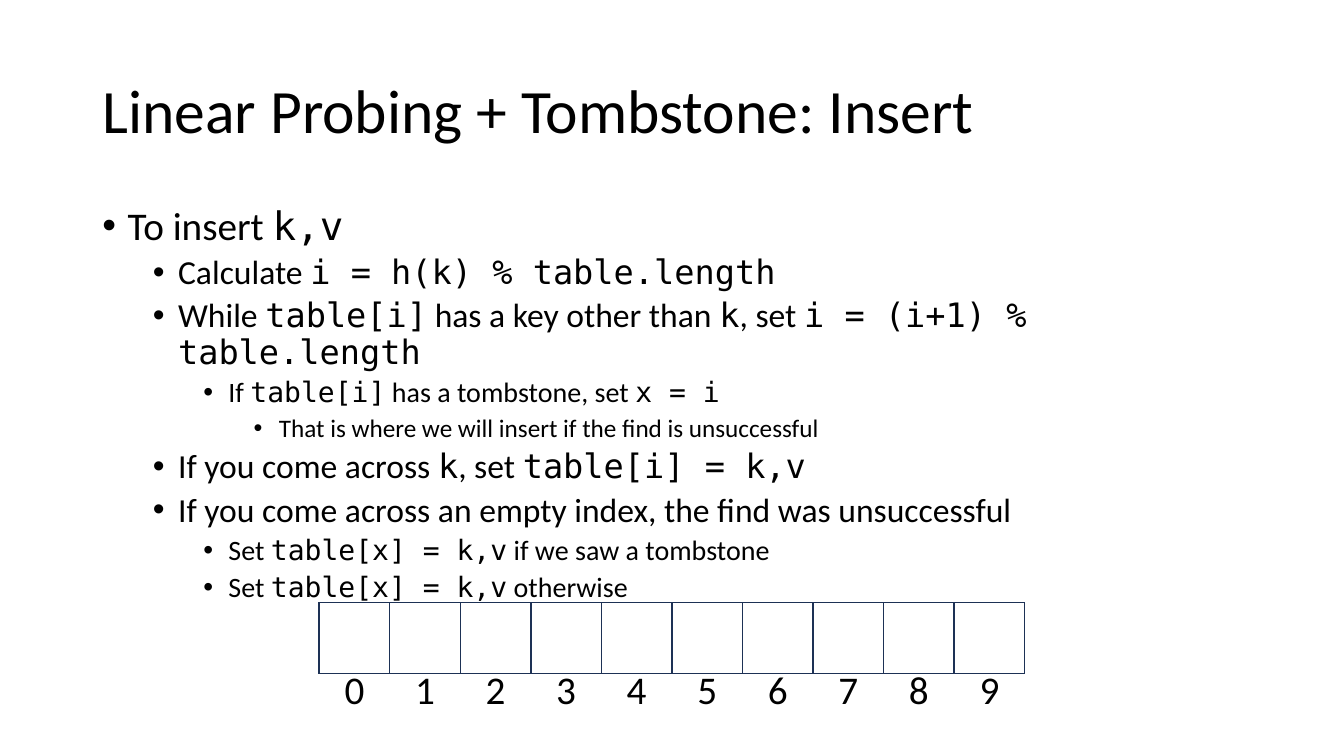
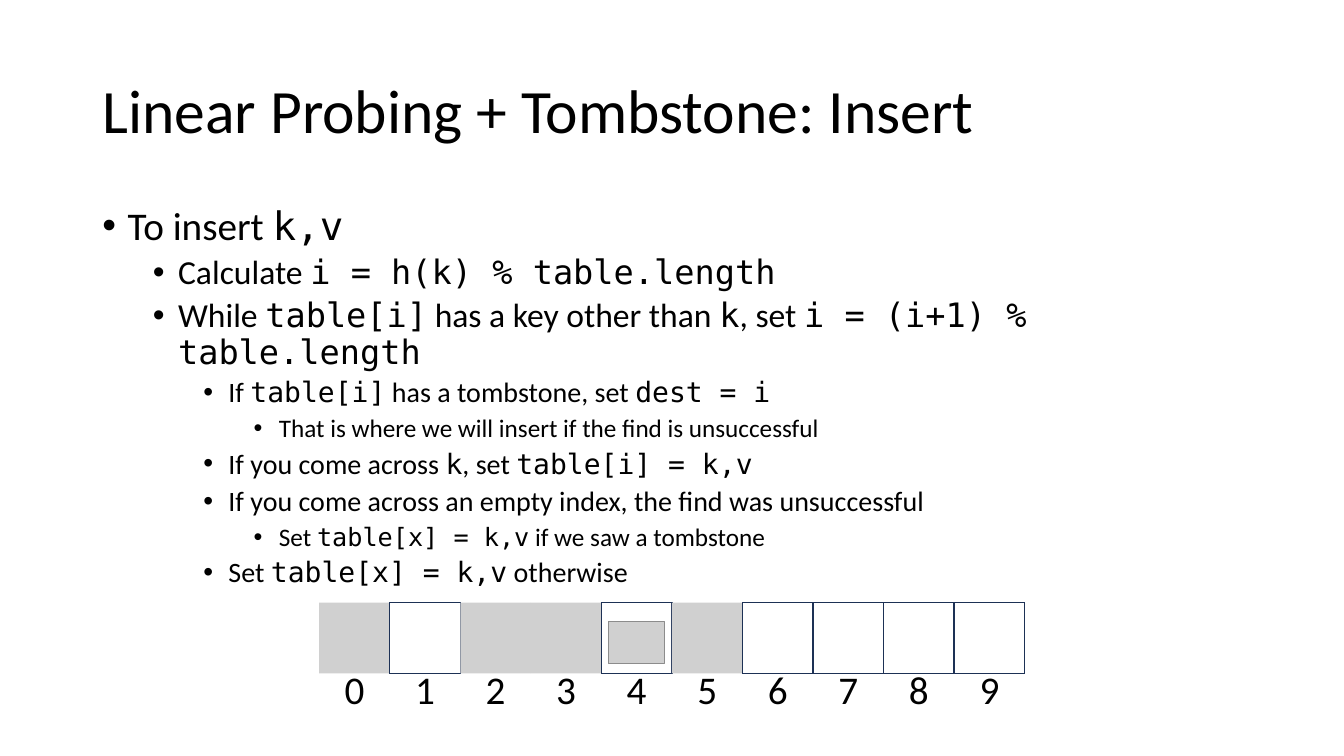
Before and after one commit to natebrunelle/cse332, a slide deck: slide 25 of markdown/files/slides/lecture11_hashtables2.pptx (slide 31 before the commit). Drawn at 1344x756 pixels with LibreOffice and Linux fonts; fonts in the diff are those of the drawing; grey boxes stand for pictures. Boxes give left, top, right and bottom in pixels: in the first picture for what was removed or moved away, otherwise in the second. Text is boxed around its words. In the diff, an @@ line names an element or a change of style, - is before the commit and + after.

```diff
--- a/markdown/files/slides/lecture11_hashtables2.pptx
+++ b/markdown/files/slides/lecture11_hashtables2.pptx
@@ text at [228, 380, 770, 406]: text changed @@
-    • If table[i] has a tombstone, set x = i
+    • If table[i] has a tombstone, set dest = i
@@ text at [228, 452, 924, 550]: size 24 to 20 pt in "If you come across k, set table[i] ...", "If you come across an empty index, ..."; size 20 to 18 pt in "Set table[x] = k,v if we saw ..."; list level 2 to 3 in "If you come across k, ..."; list level 2 to 3 in "If you come across an ..."; list level 3 to 4 in "Set table[x] = k,v if ..." @@
@@ group added at [320, 603, 743, 674]: 5 pictures @@
@@ group removed at [320, 603, 743, 674]: 4 rectangles @@
```
Also in this commit, not shown: 12 other slides changed, 6 slides removed, 7 other files.
